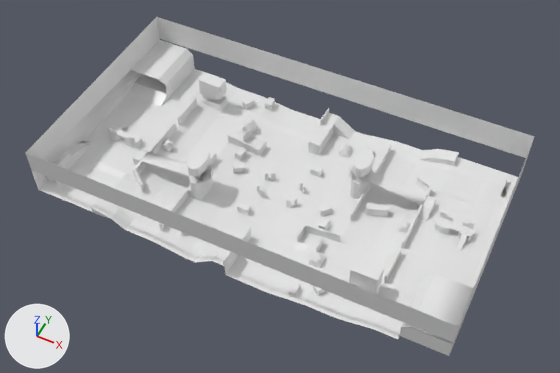
The FBX model UnderLook/Assets/Models/map.fbx as it was, and as the next commit left it.
One viewpoint serves both versions: a 50 mm camera at (15.9, -27.2, 34.5) aimed at (2.7, -0.7, 1.4). The lights are fixed; the arrows at lower left show +X, +Y and +Z. Where no turn or scale is listed for an object, it has been applied to the vertices. Vertices at the same position are counted once.

The first picture shows 'Cube.023', 'Map'.
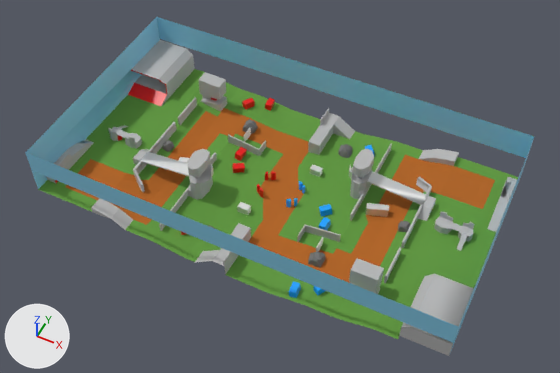
The newer file is also turned or shifted as a whole; pictures and numbers use the older file's frame.

What differs and where, as boxes [x1, y1, x2, y2] in the pictures (560 x 373 px):
'Cube.023', moved
    before: [265, 97, 275, 110]
    after: [265, 98, 275, 111]
part 1 of me_cube_017, added (green)
    after: [38, 138, 155, 212]
part 2 of me_cube_017, added (green)
    after: [414, 157, 518, 238]
part 3 of me_cube_017, added
    after: [218, 97, 239, 121]
part 4 of me_cube_017, added
    after: [338, 271, 350, 283]
part 5 of me_cube_017, recoloured (grey to red)
    both: [118, 70, 276, 198]
part 6 of me_cube_017, recoloured
    both: [286, 181, 305, 208]
part 7 of me_cube_017, recoloured (white to grey)
    both: [46, 40, 517, 356]
part 8 of me_cube_017, recoloured (white to green)
    both: [86, 69, 496, 339]
part 9 of me_cube_017, recoloured
    both: [65, 111, 495, 278]
part 10 of me_cube_017, recoloured (grey to cyan)
    both: [26, 17, 535, 353]

The change, as a diff of the scene's bpy script:
```diff
--- a/UnderLook/Assets/Models/map.fbx.py
+++ b/UnderLook/Assets/Models/map.fbx.py
@@ mat_brown @@
+mat_brown = principled_material('brown')
+mat_brown.base_color = (0.462, 0.13, 0.013)  # orange #b5651e
+mat_brown.roughness = 1.0
@@ mat_blue @@
+mat_blue = principled_material('blue')
+mat_blue.base_color = (0.0, 0.349, 1.0)  # blue #009fff
+mat_blue.roughness = 0.4
@@ mat_green @@
+mat_green = principled_material('green')
+mat_green.base_color = (0.118, 0.319, 0.047)  # green #60993d
+mat_green.roughness = 1.0
@@ mat_gray @@
+mat_gray = principled_material('gray')
+mat_gray.base_color = (0.477, 0.477, 0.477)  # grey #b8b8b8
+mat_gray.roughness = 0.4
@@ mat_red @@
+mat_red = principled_material('red')
+mat_red.base_color = (0.8, 0.0, 0.0)  # red #e70000
+mat_red.roughness = 0.4
@@ mat_metal @@
+mat_metal = principled_material('metal')
+mat_metal.base_color = (0.8, 0.8, 0.8)  # white #e7e7e7
+mat_metal.metallic = 1.0
+mat_metal.roughness = 0.606
@@ mat_blue_sky @@
+mat_blue_sky = principled_material('blue sky')
+mat_blue_sky.base_color = (0.242, 0.617, 0.831)  # cyan #87ceeb
+mat_blue_sky.roughness = 0.4
@@ me_cube_017 @@
 # used by ob_map; location = (2.42, -0.01, 0.05)
-me_cube_017.from_pydata(...)  # 905 vertices, 577 faces; spans x -12.4..12.4, y -6.7..6.7, z 0.0..4.2
+me_cube_017.from_pydata(...)  # 909 vertices, 585 faces; spans x -12.4..12.4, y -6.7..6.7, z 0.0..4.2
+# me_cube_017 part 1: 1 vertex added at x -11.7, y -5.4, z 0.8
+# me_cube_017 part 2: 1 vertex added at x 11.7, y 5.4, z 0.8
+# me_cube_017 part 3: 1 vertex added at x -6.4, y 4.6, z 0.4
+# me_cube_017 part 4: 1 vertex added at x 6.4, y -4.6, z 0.4
+# me_cube_017 part 5: 29 faces spanning x -12.4..-0.8, y -1.4..4.5, z 0.0..2.3 switch from mat_material (white #e7e7e7) to mat_red (red #e70000)
+# me_cube_017 part 6: 29 faces spanning x 0.7..12.4, y -4.5..1.4, z 0.0..2.3 switch from mat_material (white #e7e7e7) to mat_blue (blue #009fff)
+# me_cube_017 part 7: 342 faces spanning x -12.4..12.4, y -6.7..6.7, z 0.0..2.9 switch from mat_material (white #e7e7e7) to mat_gray (grey #b8b8b8)
+# me_cube_017 part 8: 52 faces spanning x -12.4..12.4, y -6.7..6.7, z 0.0..0.8 switch from mat_material (white #e7e7e7) to mat_green (green #60993d)
+# me_cube_017 part 9: 69 faces spanning x -11.1..11.1, y -5.9..5.9, z 0.0..0.8 switch from mat_material (white #e7e7e7) to mat_brown (orange #b5651e)
+# me_cube_017 part 10: 8 faces spanning x -12.4..12.4, y -6.7..6.7, z 0.8..4.2 switch from mat_material (white #e7e7e7) to mat_blue_sky (cyan #87ceeb)
+me_cube_017.materials.append(mat_metal)  # white #e7e7e7
@@ ob_cube_023 @@
 ob_cube_023 = bpy.data.objects.new('Cube.023', me_cube_037)
-ob_cube_023.location = (-1.46, 6.12, 0.55)
+ob_cube_023.location = (-1.46, 6.12, 0.5)
```
